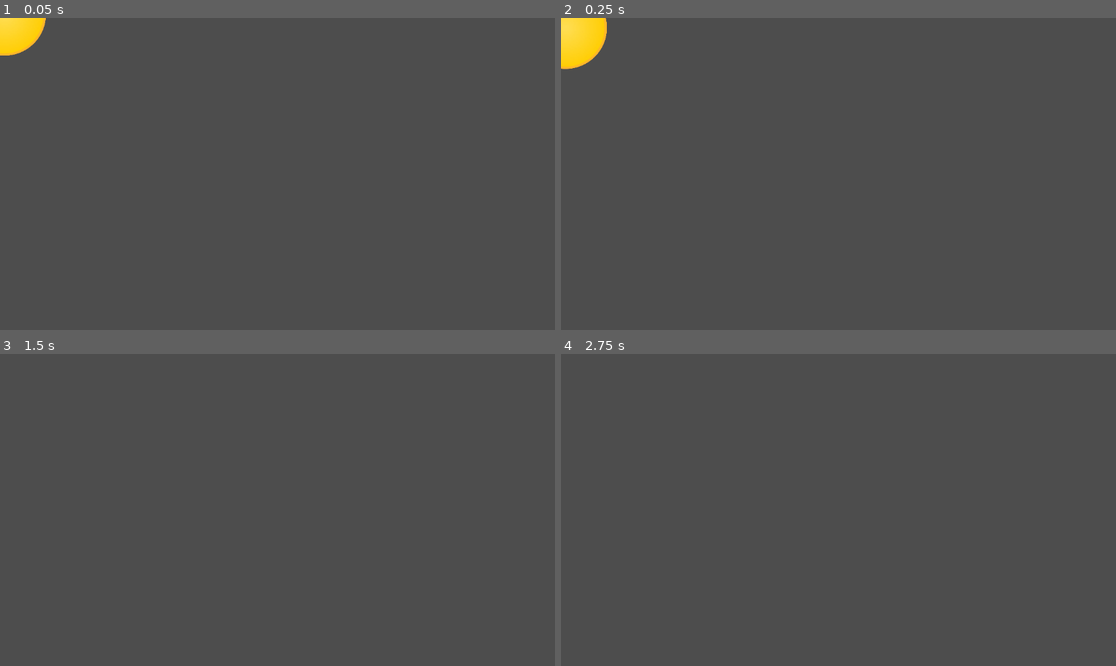
Above: before the commit, frames 1-4 (two rows, left to right).
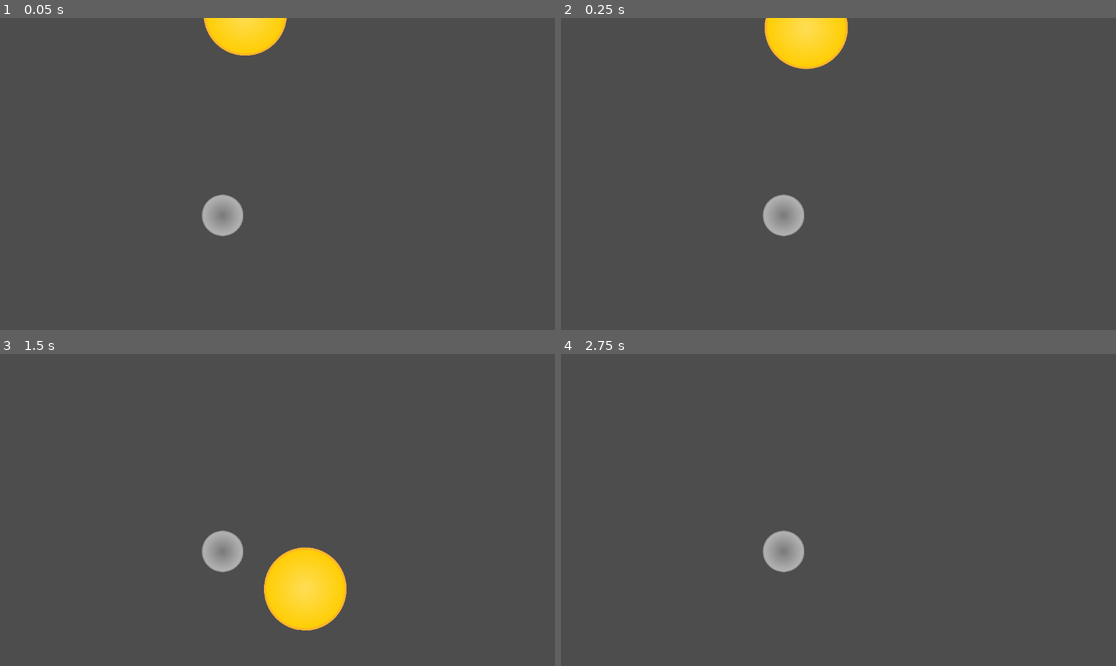
Above: after the commit, the same moments.

Repository: Th3Catalyst/Plinkremental
Game: Godot game, scene res://main.tscn
Same seed, same stepped clock (60 frames per second), same inputs: the game is played once before the commit and once after it. Before the commit the project starts from res://scenes/ball.tscn.
Inputs:
- Up to frame 1 (0.05 s): no input
- Up to frame 2 (0.25 s): no input
- Up to frame 3 (1.5 s): no input
- Up to frame 4 (2.75 s): no input

The runs differ from the first frame. In frame 1, 3.0% of the frame differs, in the area x 0-52%, y 0-70%; in frame 2, 4.0%; in frame 3, 3.9%; in frame 4, 0.8%.

Commit message:
Merge shaders | fix main scene

Diff:
--- a/project.godot
+++ b/project.godot
@@ -11,7 +11,7 @@
 [application]
 
 config/name="Plinkremental"
-run/main_scene="uid://bkugleqc5nuxy"
+run/main_scene="uid://byestxbrld871"
 config/features=PackedStringArray("4.6", "Forward Plus")
 config/icon="res://icon.svg"
 
--- a/scenes/peg.tscn
+++ b/scenes/peg.tscn
@@ -1,10 +1,11 @@
 [gd_scene format=3 uid="uid://4fw77gt3a7d8"]
 
-[ext_resource type="Shader" uid="uid://3v1n0cbvmlp7" path="res://shaders/saturation.gdshader" id="1_j6u4k"]
+[ext_resource type="Shader" uid="uid://kapptw4p7722" path="res://shaders/default.gdshader" id="1_j6u4k"]
 [ext_resource type="Texture2D" uid="uid://t11qpjr62gkg" path="res://res/ball.png" id="2_upqsn"]
 
 [sub_resource type="ShaderMaterial" id="ShaderMaterial_upqsn"]
 shader = ExtResource("1_j6u4k")
+shader_parameter/hue_shift = 0.0
 shader_parameter/saturation = 0.7170000340575
 
 [sub_resource type="CircleShape2D" id="CircleShape2D_j6u4k"]
--- a/shaders/hue_shift.gdshader
+++ b/shaders/default.gdshader
@@ -1,8 +1,9 @@
-// Generated by Google AI overview.
+// Partially written by Google AI Overview.
 
 shader_type canvas_item;
 
 uniform float hue_shift : hint_range(0.0, 360.0) = 0.0;
+uniform float saturation : hint_range(0.0, 2.0) = 1.0;
 
 vec3 rgb_to_hsv(vec3 c) {
     vec4 K = vec4(0.0, -1.0 / 3.0, 2.0 / 3.0, -1.0);
@@ -19,6 +20,10 @@
     return c.z * mix(K.xxx, clamp(p - K.xxx, 0.0, 1.0), c.y);
 }
 
+void vertex() {
+	// Called for every vertex the material is visible on.
+}
+
 void fragment() {
     vec4 tex_color = texture(TEXTURE, UV);
     vec3 hsv = rgb_to_hsv(tex_color.rgb);
@@ -26,5 +31,15 @@
     // Add the hue shift and wrap around using fract()
     hsv.x = fract(hsv.x + (hue_shift / 360.0));
 
+	//
+	hsv *= saturation;
+	hsv.z = clamp(hsv.y, 0.0, 1.0);
+	hsv.y = 0.0;
+
     COLOR = vec4(hsv_to_rgb(hsv), tex_color.a);
 }
+
+//void light() {
+//	// Called for every pixel for every light affecting the CanvasItem.
+//	// Uncomment to replace the default light processing function with this one.
+//}
--- a/shaders/saturation.gdshader
+++ /dev/null
@@ -1,34 +0,0 @@
-shader_type canvas_item;
-
-uniform float saturation : hint_range(0.0, 2.0) = 1.0;
-
-vec3 rgb_to_hsv(vec3 c) {
-    vec4 K = vec4(0.0, -1.0 / 3.0, 2.0 / 3.0, -1.0);
-    vec4 p = mix(vec4(c.bg, K.wz), vec4(c.gb, K.xy), step(c.b, c.g));
-    vec4 q = mix(vec4(p.xyw, c.r), vec4(c.r, p.yzx), step(p.x, c.r));
-    float d = q.x - min(q.w, q.y);
-    float e = 1.0e-10;
-    return vec3(abs(q.z + (q.w - q.y) / (6.0 * d + e)), d / (q.x + e), q.x);
-}
-
-vec3 hsv_to_rgb(vec3 c) {
-    vec4 K = vec4(1.0, 2.0 / 3.0, 1.0 / 3.0, 3.0);
-    vec3 p = abs(fract(c.xxx + K.xyz) * 6.0 - K.www);
-    return c.z * mix(K.xxx, clamp(p - K.xxx, 0.0, 1.0), c.y);
-}
-
-void fragment() {
-	vec4 tex_color = texture(TEXTURE, UV);
-	vec3 hsv = rgb_to_hsv(tex_color.rgb);
-
-	hsv *= saturation;
-	hsv.z = clamp(hsv.y, 0.0, 1.0);
-	hsv.y = 0.0;
-
-	COLOR = vec4(hsv_to_rgb(hsv), tex_color.a);
-}
-
-//void light() {
-//	// Called for every pixel for every light affecting the material.
-//	// Uncomment to replace the default light processing function with this one.
-//}
Not shown, added: shaders/default.gdshader.uid
Not shown, removed: shaders/hue_shift.gdshader.uid
Not shown, removed: shaders/lib.gdshaderinc
Not shown, removed: shaders/lib.gdshaderinc.uid
Not shown, removed: shaders/saturation.gdshader.uid
